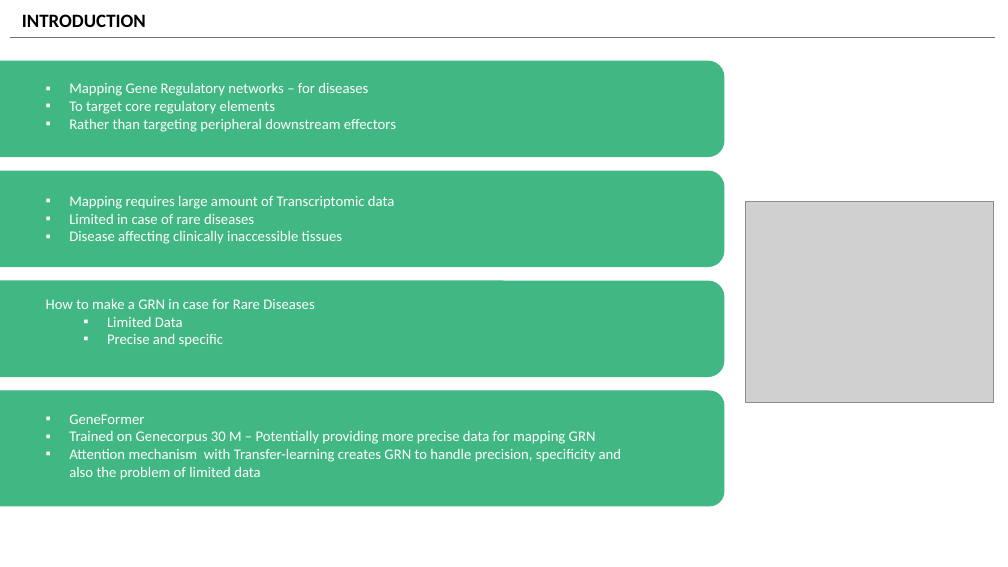
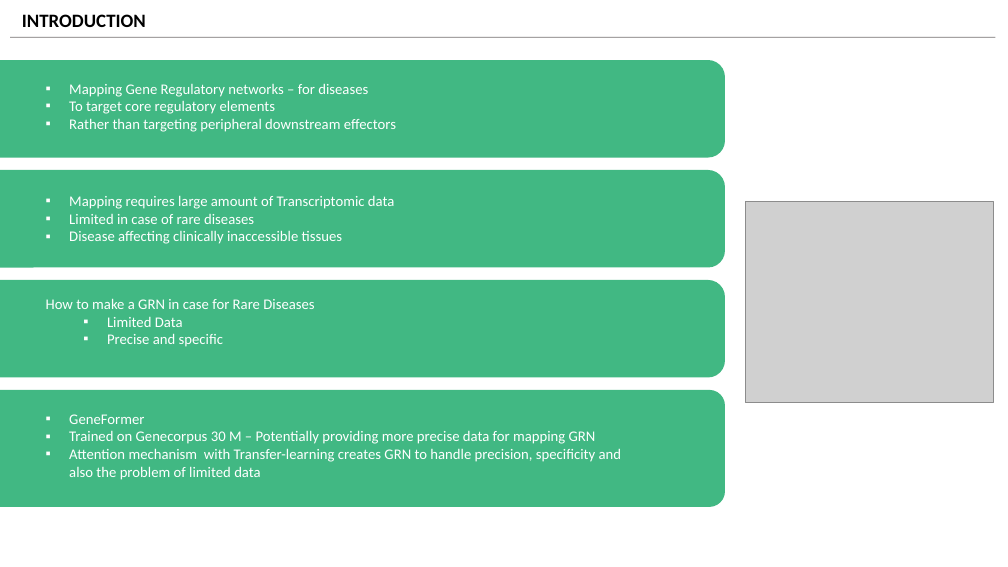
Before and after one commit to v-dev688/presentations, a slide deck: slide 5 of GENEFOREMER.pptx (slide 4 before the commit). Drawn at 1008x567 pixels with LibreOffice and Linux fonts; fonts in the diff are those of the drawing; grey boxes stand for pictures. Boxes give left, top, right and bottom in pixels: in the first picture for what was removed or moved away, otherwise in the second. Text is boxed around its words. In the diff, an @@ line names an element or a change of style, - is before the commit and + after.

```diff
--- a/GENEFOREMER.pptx
+++ b/GENEFOREMER.pptx
@@ line (10, 37) - (996, 37): stroke #767171 0.5 pt to #767171 0.75 pt @@
@@ outline #41B883 1 pt to #41B883 2 pt; proportions changed in 3 elements at (0, 61, 724, 157), (0, 171, 724, 266), (0, 281, 724, 377) @@
@@ rounded rectangle at (0, 391, 724, 506): outline #41B883 1 pt to #41B883 2 pt @@
@@ text "GeneFormer" rewrapped from (39, 406, 637, 503) to (69, 414, 621, 480) @@
```
Also in this commit, not shown: 6 other slides changed, 12 slides added, 7 slides removed.
